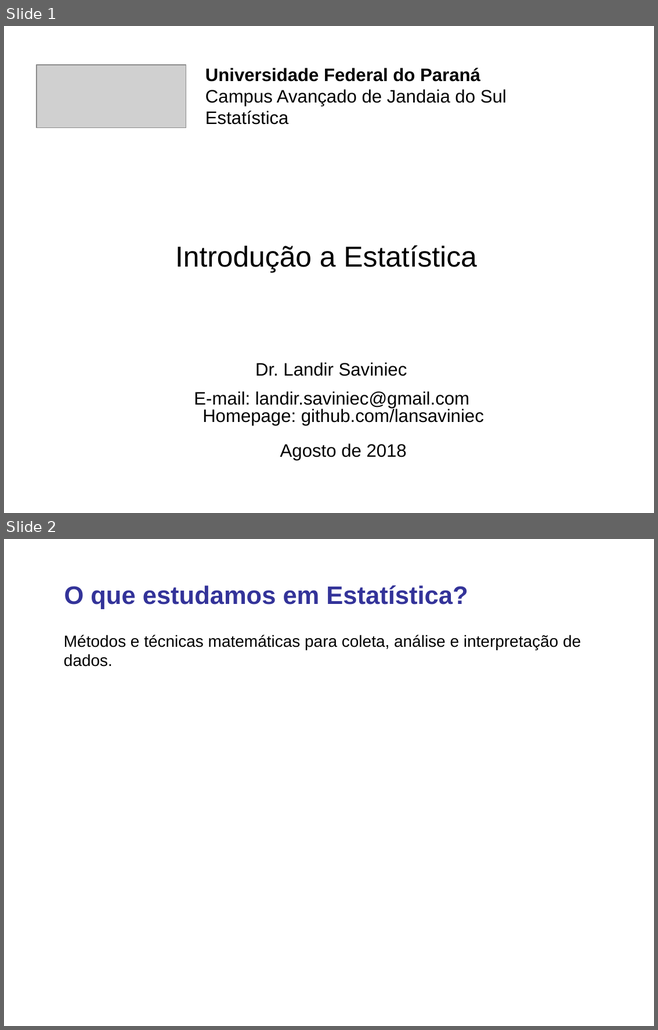
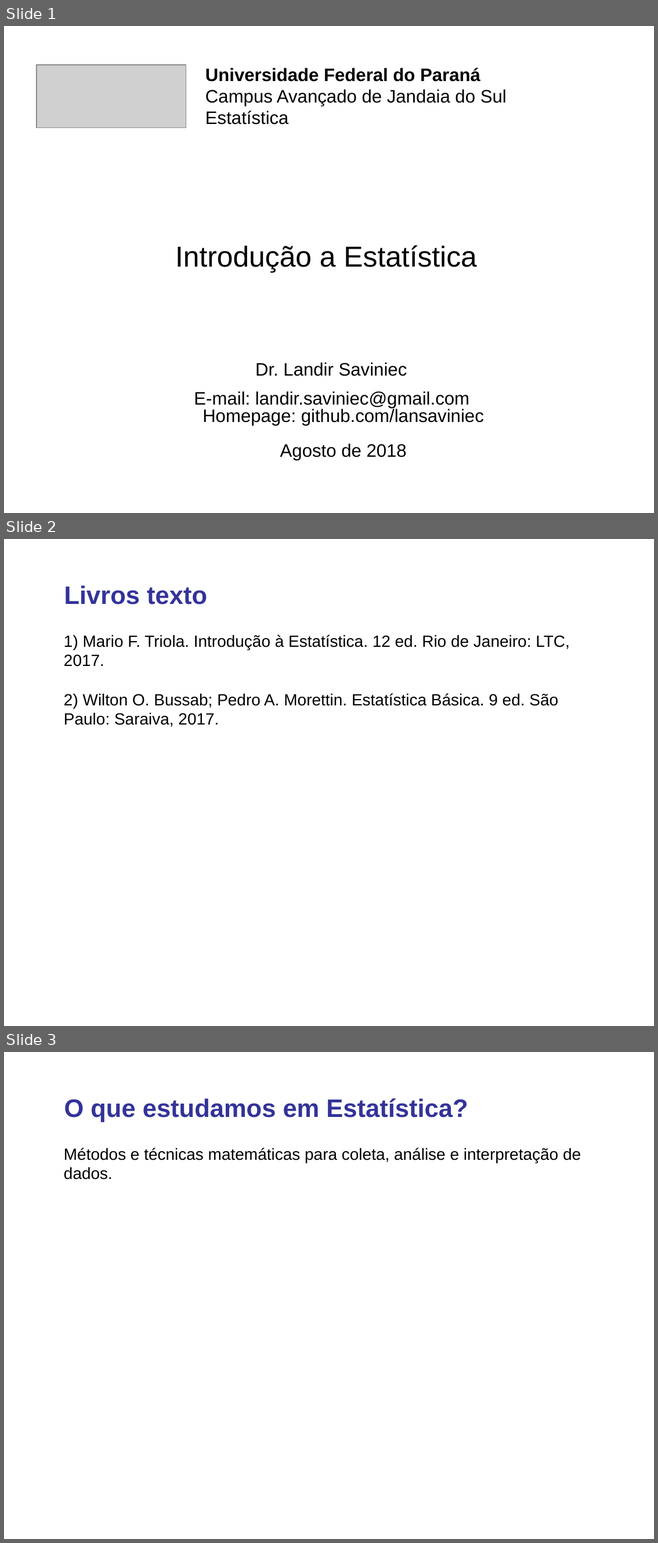
Before and after one commit to lansaviniec/estatistica, a slide deck: 1 introducao_a_estatistica.ppt. Shown one above the other, each under a label of ours: slides 1 and 2 before the commit, slides 1, 2 and 3 after it. The pictures are 658x1030 and 658x1543 pixels, drawn with LibreOffice and Linux fonts; fonts in the diff are those of the drawing; grey boxes stand for pictures. Boxes give left, top, right and bottom in pixels: in the first picture for what was removed or moved away, otherwise in the second. Text is boxed around its words. In the diff, an @@ line names an element or a change of style, - is before the commit and + after.

```diff
--- a/1 introducao_a_estatistica.ppt
+++ b/1 introducao_a_estatistica.ppt
@@ slide 2 added at [4, 539, 654, 1026], background #FFFFFF @@
@@ text added at [64, 585, 207, 605], 28 pt, text #333399, bold @@
+Livros texto
@@ text added at [64, 635, 570, 727], 18 pt, text #000000 @@
+1) Mario F. Triola. Introdução à Estatística. 12 ed. Rio de Janeiro: LTC, 2017.
+2) Wilton O. Bussab; Pedro A. Morettin. Estatística Básica. 9 ed. São Paulo: Saraiva, 2017.
@@ what was slide 2 is now slide 3 @@
```
